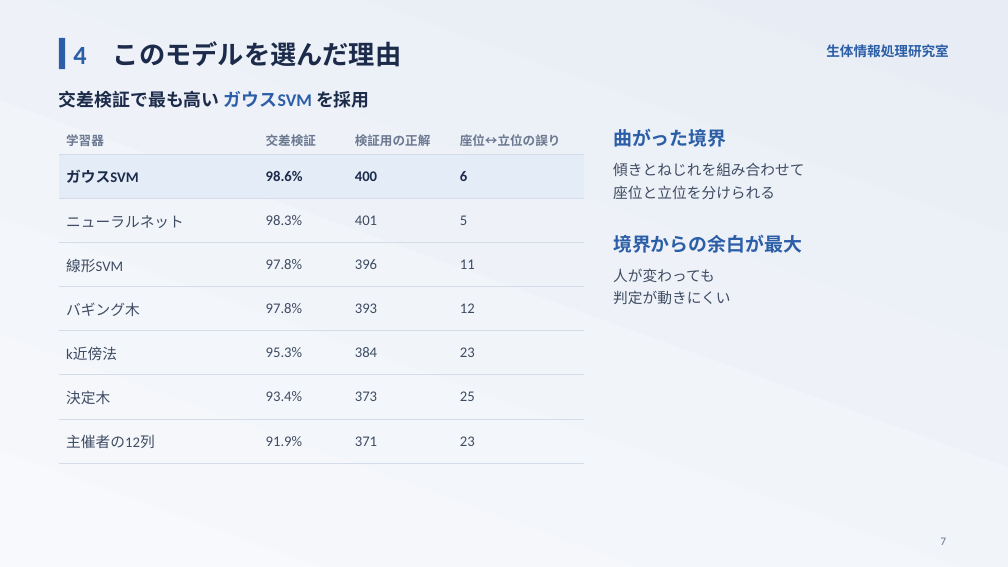
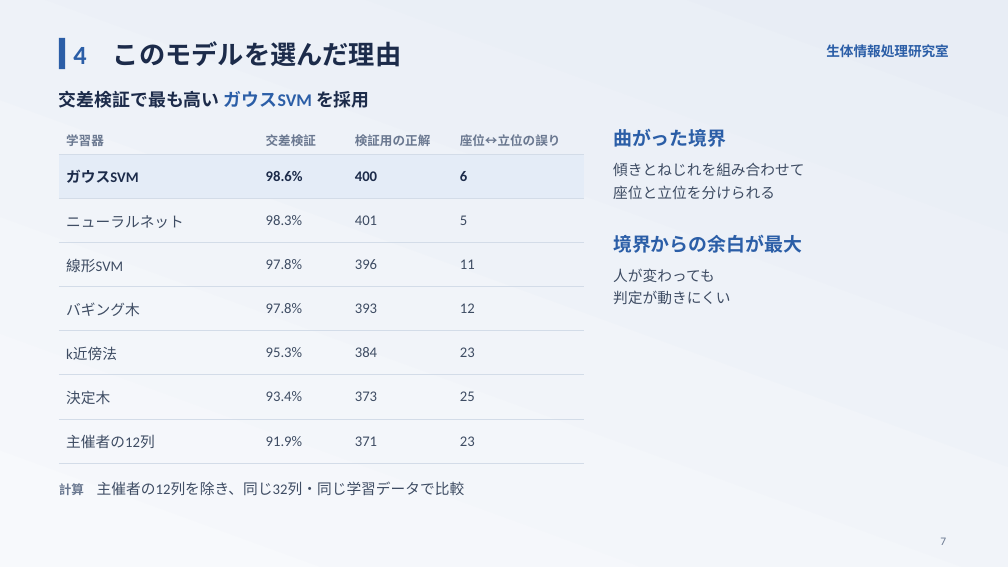
Before and after one commit to takuto-nohara/DataScienceContest, a slide deck: slide 7 of presentation/final_seitailab.pptx. Drawn at 1008x567 pixels with LibreOffice and Linux fonts; fonts in the diff are those of the drawing. Boxes give left, top, right and bottom in pixels: in the first picture for what was removed or moved away, otherwise in the second. Text is boxed around its words. In the diff, an @@ line names an element or a change of style, - is before the commit and + after.

```diff
--- a/presentation/final_seitailab.pptx
+++ b/presentation/final_seitailab.pptx
@@ text added at bbox=[59, 481, 465, 495], 14 pt, text #3E4C63 @@
+計算 主催者の12列を除き、同じ32列・同じ学習データで比較
```
Also in this commit, not shown: 5 other slides changed, 15 other files.
